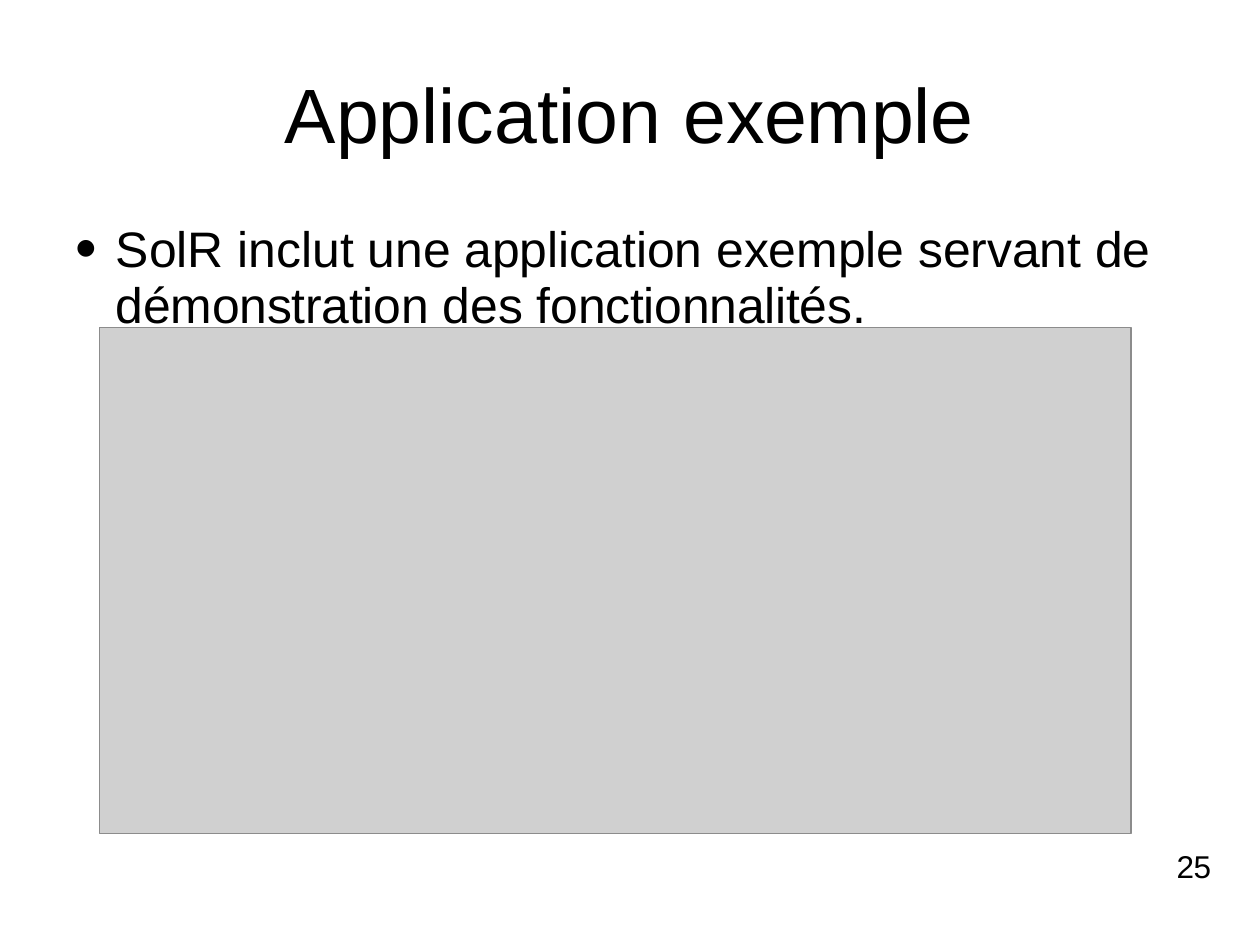
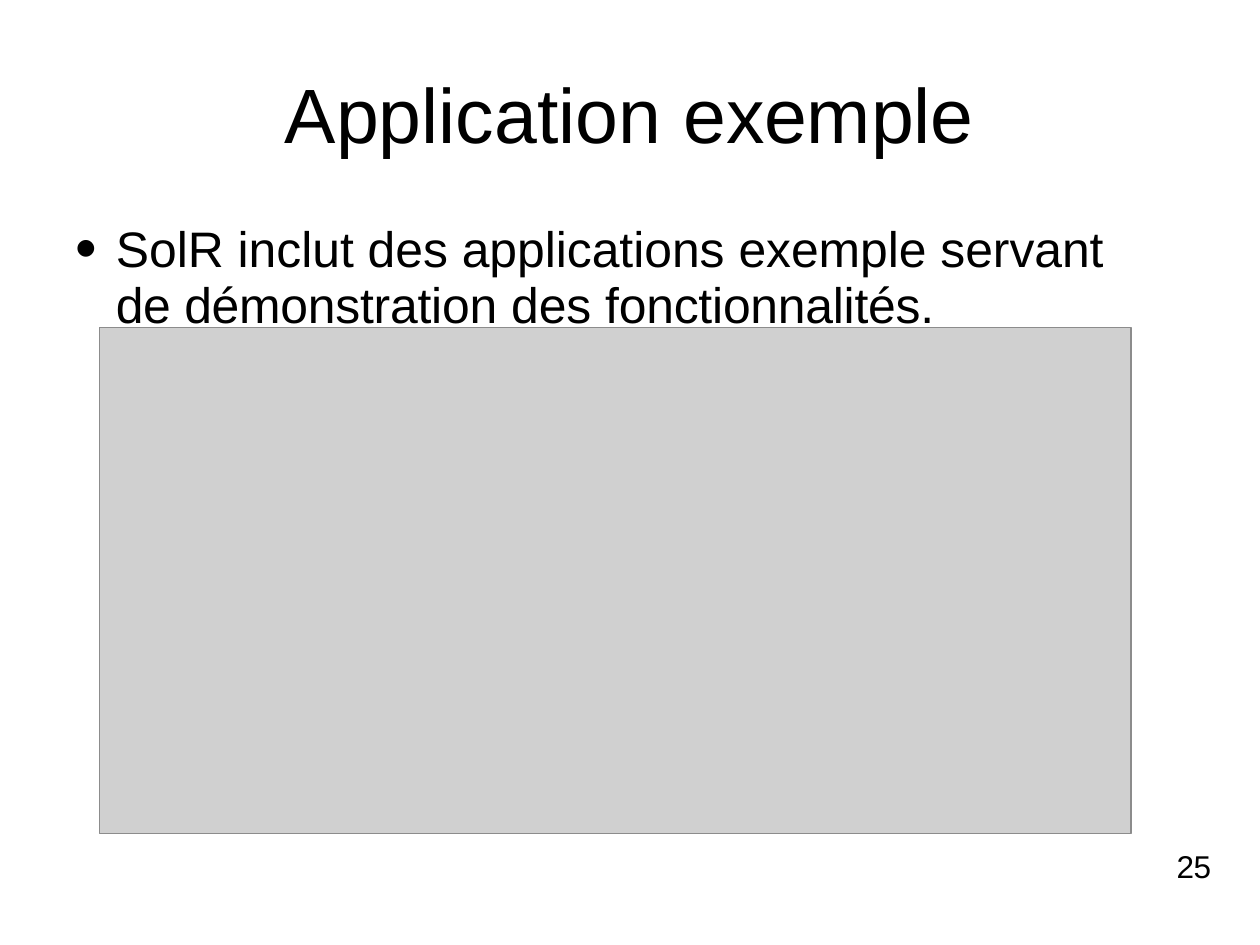
Before and after one commit to dthibau/solr, a slide deck: slide 23 of SolR.odp (slide 24 before the commit). Drawn at 1260x945 pixels with LibreOffice and Linux fonts; fonts in the diff are those of the drawing; grey boxes stand for pictures. Boxes give left, top, right and bottom in pixels: in the first picture for what was removed or moved away, otherwise in the second. Text is boxed around its words. In the diff, an @@ line names an element or a change of style, - is before the commit and + after.

```diff
--- a/SolR.odp
+++ b/SolR.odp
@@ text at (116,231,1103,333): text changed @@
-SolR inclut une application exemple servant de démonstration des fonctionnalités.
+SolR inclut des applications exemple servant de démonstration des fonctionnalités.
```
Also in this commit, not shown: 32 other slides changed, 3 slides added, 2 slides removed, 3 other files.
